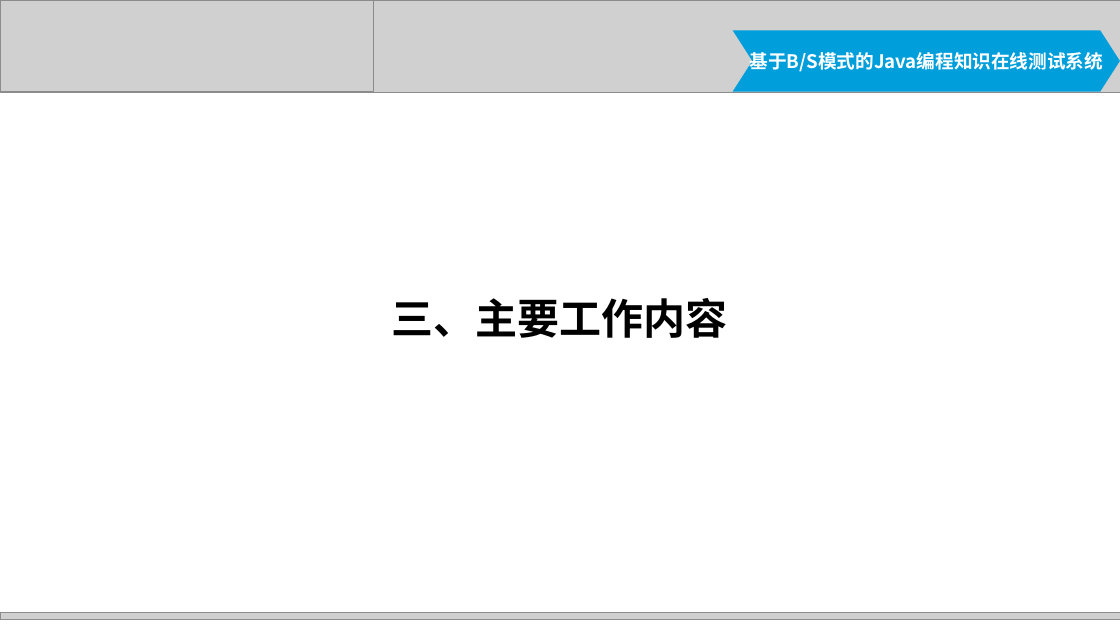
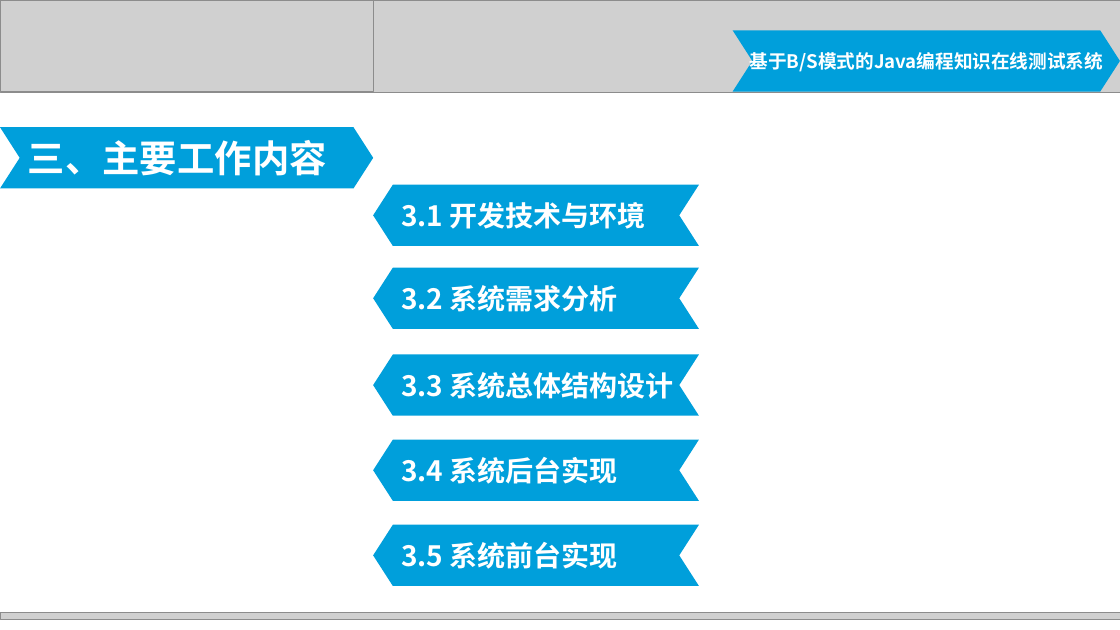
Before and after one commit to zhangweiheu/-, a slide deck: slide 7 of 2012211127-毕业答辩.pptx. Drawn at 1120x630 pixels with LibreOffice and Linux fonts; fonts in the diff are those of the drawing; grey boxes stand for pictures. Boxes give left, top, right and bottom in pixels: in the first picture for what was removed or moved away, otherwise in the second. Text is boxed around its words. In the diff, an @@ line names an element or a change of style, - is before the commit and + after.

```diff
--- a/2012211127-毕业答辩.pptx
+++ b/2012211127-毕业答辩.pptx
@@ chevron "三、主要工作内容": place and size @@
-chevron "三、主要工作内容" at [392,298,728,338]
+chevron "三、主要工作内容" at [0,127,373,188]
@@ chevron "三、主要工作内容" at [0,127,373,188]: size 36 to 32 pt, text colour #000000 to #FFFFFF; alignment centre to left; vertical alignment top to middle; fill none to #009FDB @@
@@ chevron added at [373,185,699,246], fill #009FDB, 24 pt, text #FFFFFF, bold @@
+3.1 开发技术与环境
@@ chevron added at [373,268,699,329], fill #009FDB, 24 pt, text #FFFFFF, bold @@
+3.2 系统需求分析
@@ chevron added at [373,355,699,416], fill #009FDB, 24 pt, text #FFFFFF, bold @@
+3.3 系统总体结构设计
@@ chevron added at [373,439,699,501], fill #009FDB, 24 pt, text #FFFFFF, bold @@
+3.4 系统后台实现
@@ chevron added at [373,525,699,586], fill #009FDB, 24 pt, text #FFFFFF, bold @@
+3.5 系统前台实现
```
Also in this commit, not shown: 5 other slides changed, 7 slides added, 8 other files.
